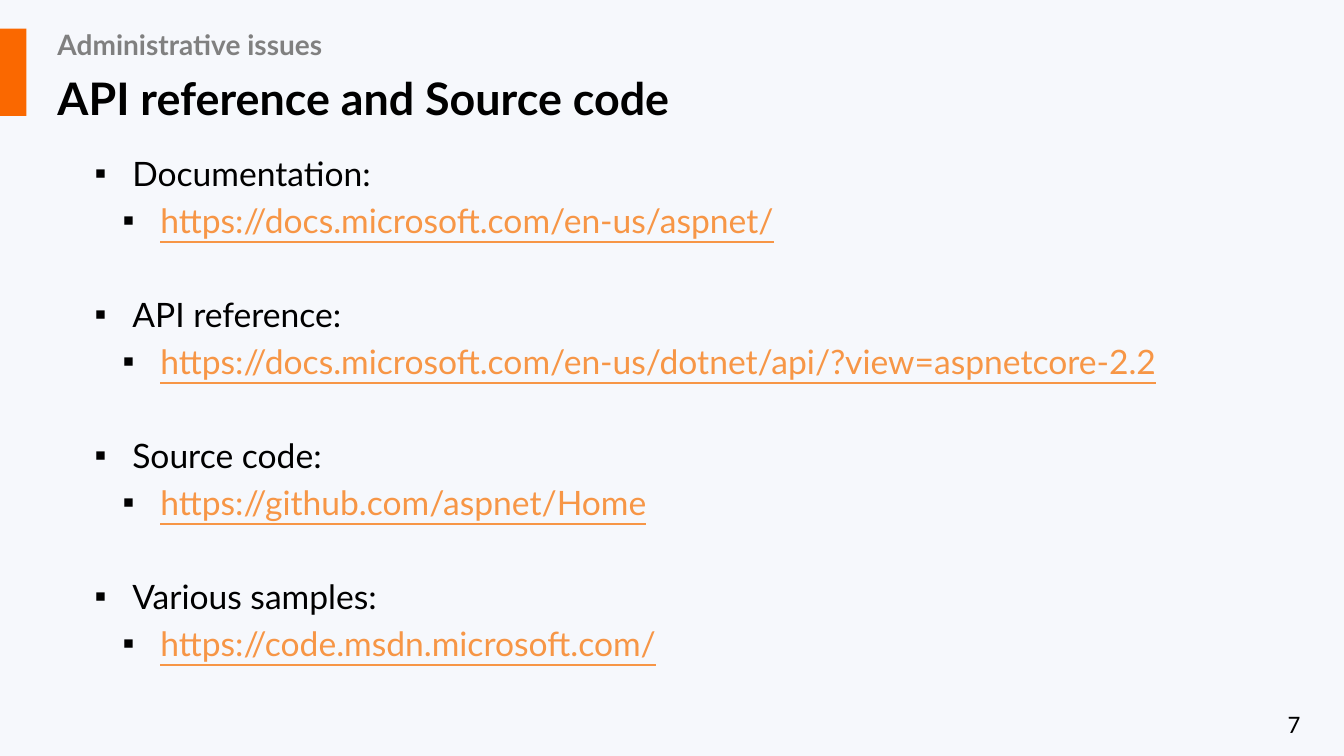
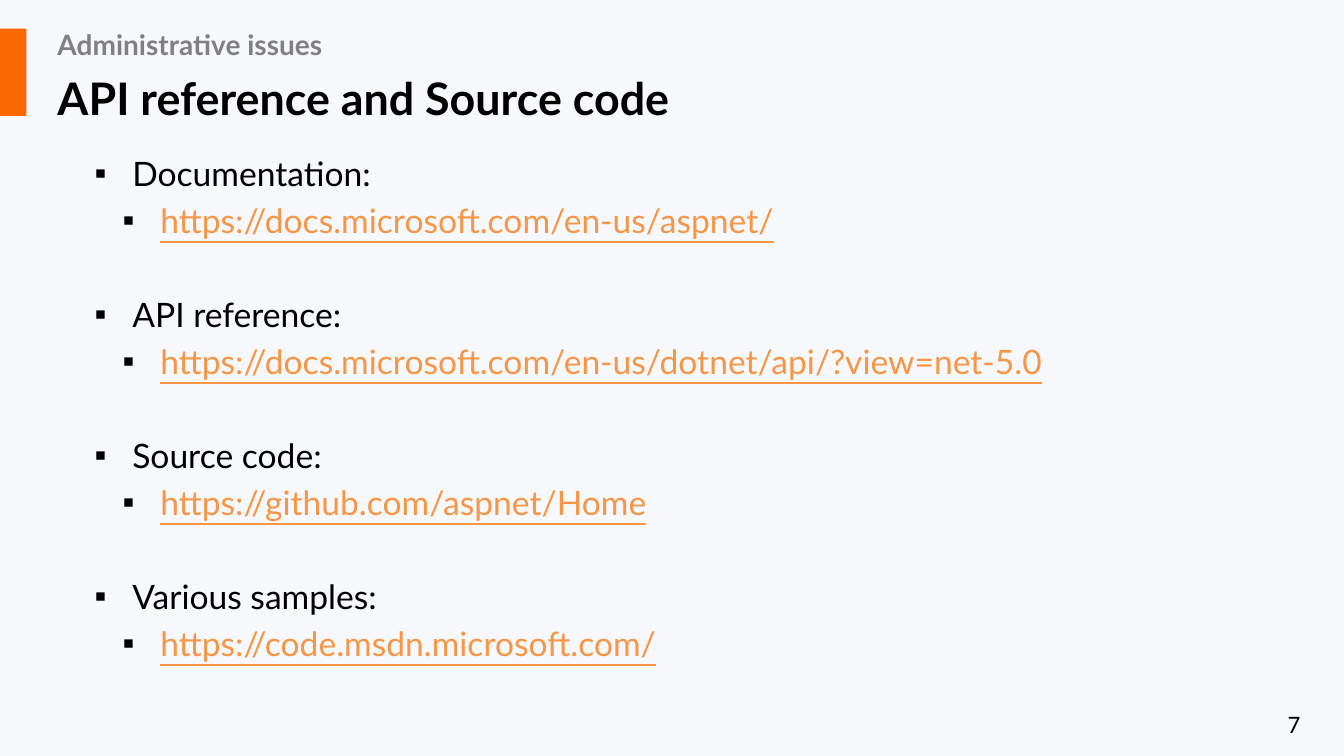
Before and after one commit to liviucotfas/ase-web-and-cloud-applications-security, a slide deck: slide 7 of Presentation ASPNET MVC Core - Part III.pptx. Drawn at 1344x756 pixels with LibreOffice and Linux fonts; fonts in the diff are those of the drawing. Boxes give left, top, right and bottom in pixels: in the first picture for what was removed or moved away, otherwise in the second. Text is boxed around its words. In the diff, an @@ line names an element or a change of style, - is before the commit and + after.

```diff
--- a/Presentation ASPNET MVC Core - Part III.pptx
+++ b/Presentation ASPNET MVC Core - Part III.pptx
@@ text at [160,349,1042,380]: text changed @@
-  ▪ https://docs.microsoft.com/en-us/dotnet/api/?view=aspnetcore-2.2
+  ▪ https://docs.microsoft.com/en-us/dotnet/api/?view=net-5.0
```
Also in this commit, not shown: 1 other slide changed.
